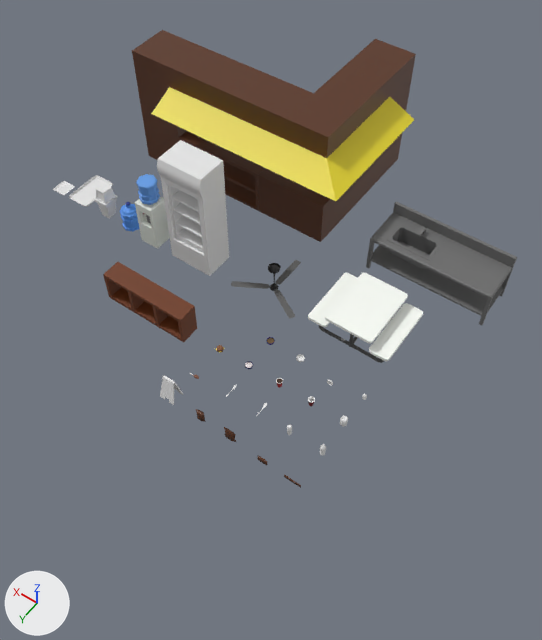
An edit to the FBX model Assets/Master/FBXs/canteen.fbx, drawn before and after from the same camera.
Camera for both pictures: a 50 mm camera at (-7.07, 10.92, 16.79) aimed at (0.62, 0.17, -0.11). The axes (+X, +Y, +Z) are drawn at lower left. The lights are the same throughout. The first picture is the older version. Where no turn or scale is listed for an object, it has been applied to the vertices. Vertices at exactly the same position are counted once.

The first picture shows 'msh_CanteenCounter', 'msh_CeilingFan', 'msh_Fridge', 'msh_Sink', 'msh_SodaCanShort', 'msh_TrashBin', 'msh_WallShelf_3', 'msh_WaterDispenser', 'msh_WaterGallon', 'msh_canteenTable' and 15 more.
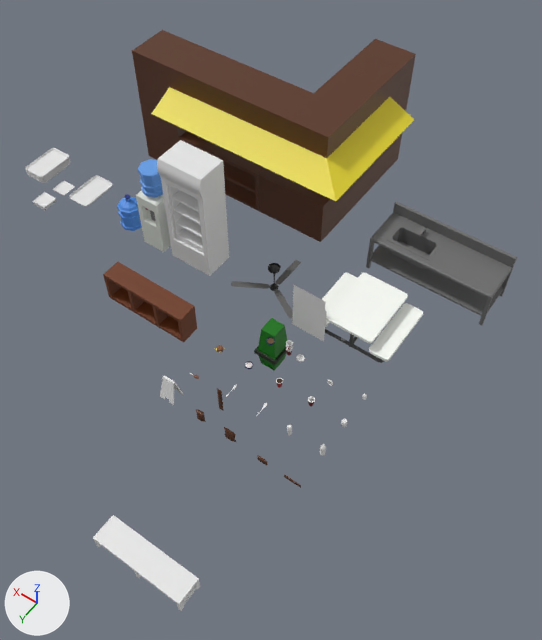
Where the newer file only moved an object's origin or applied its transform, the numbers keep the older frame.

Changed parts and their boxes [x1, y1, x2, y2] in the pictures (542 x 640 px; the box of a moved part takes in the faces that stretch with it):
'msh_Bench', added: after [93, 515, 200, 611]
'msh_WaterDispenser', moved, rescaled: before [135, 174, 170, 249]; after [136, 159, 171, 252]
'msh_TrashBin', reshaped, recoloured: before [94, 183, 118, 219]; after [254, 318, 287, 371]
'msh_FoodTrayStack', added: after [25, 148, 71, 183]
'msh_WaterGallon', moved: before [119, 202, 140, 232]; after [117, 194, 142, 231]
'msh_PosterAd1', added: after [292, 308, 325, 341]
'msh_PosterAd0', added: after [293, 294, 327, 335]
'msh_PosterAd3', added: after [293, 285, 326, 310]
'msh_PlateStack', added: after [33, 192, 57, 210]
'msh_PlasticCupStack', added: after [286, 340, 293, 356]
'msh_ChipBag2', added: after [217, 389, 223, 410]
'msh_SodaCanShort', rescaled: before [340, 415, 348, 427]; after [341, 419, 347, 427]
part 1 of me_cube_007, moved or reshaped: before [94, 185, 118, 219]; after [254, 318, 287, 371]
part 2 of me_cube_007, recoloured: before [96, 185, 116, 219]; after [258, 318, 287, 371]
part 3 of me_cube_007, recoloured: before [94, 191, 106, 207]
part 4 of me_cube_007, recoloured: before [105, 195, 118, 207]; after [254, 347, 286, 365]

Patch to the scene script:
```diff
--- a/Assets/Master/FBXs/canteen.fbx.py
+++ b/Assets/Master/FBXs/canteen.fbx.py
@@ mat_material_024 @@
+mat_material_024 = principled_material('Material.024')
+mat_material_024.base_color = (0.00697, 0.0159, 0.00388)  # black #14220d
@@ mat_material_017 @@
+mat_material_017 = principled_material('Material.017')
+mat_material_017.base_color = (0.0, 0.175, 0.000168)  # dark green #007401
@@ me_cube_007 @@
-me_cube_007.from_pydata(...)  # 40 vertices, 38 faces; spans x 0.0..0.487, y -0.534..0.0, z 0.0..1.081
+me_cube_007.from_pydata(...)  # 40 vertices, 38 faces; spans x -6.999..-6.253, y 0.0..0.819, z -1.658..0.0
+# me_cube_007 part 1: the whole mesh is multiplied about its middle by the matrix ((1.533, 0.0, 0.0), (0.0, -1.533, 0.0), (0.0, 0.0, -1.533)), then moved by (-6.869, 0.676, -1.37)
+# me_cube_007 part 2: 21 of the faces centred in x 0.061..0.425, y -0.493..-0.041, z 0.0..1.081 switch from no material to mat_material_017 (dark green #007401)
+# me_cube_007 part 3: 7 of the faces centred in x 0.111..0.376, y -0.088..0.0, z 0.62..0.902 switch from no material to mat_material_024 (black #14220d)
+# me_cube_007 part 4: 6 of the faces centred in x 0.0..0.243, y -0.534..-0.267, z 0.62..0.711 switch from no material to mat_material_024 (black #14220d)
@@ me_cube_005 @@
-me_cube_005.from_pydata(...)  # 320 vertices, 296 faces; spans x 0.0..0.64, y -0.64..0.0, z 0.0..2.34
+me_cube_005.from_pydata(...)  # 320 vertices, 296 faces; spans x 0.0..0.79, y -0.79..0.0, z 0.0..2.88
+# me_cube_005 part 5: the whole mesh is scaled about the mesh origin by 1.23
 me_cube_005.materials.append(mat_material_036)
@@ me_plane_007 @@
+me_plane_007.from_pydata([(-1.01, 0.0, 1.69), (0.0, 0.0, 1.69), (-1.01, 0.0, 0.0), (0.0, 0.0, 0.0)], [], [(0, 1, 3, 2)])
+me_plane_007.materials.append(mat_material)  # its picture is missing
@@ me_plane @@
+me_plane.from_pydata([(-1.065, 0.0, 1.34), (-0.012, 0.0, 1.34), (-1.065, 0.0, 0.012), (-0.012, 0.0, 0.012)], [], [(0, 1, 3, 2)])
+me_plane.materials.append(mat_material)  # its picture is missing
@@ me_plane_010 @@
+me_plane_010.from_pydata([(-1.057, 0.002, 0.725), (-0.003, 0.002, 0.725), (-1.057, 0.002, 0.001), (-0.003, 0.002, 0.001)], [], [(0, 1, 3, 2)])
+me_plane_010.materials.append(mat_material)  # its picture is missing
@@ ob_msh_sodacanshort @@
 ob_msh_sodacanshort.rotation_euler = (1.571, 0.0, 3.142)  # degrees (90, 0, 180)
+ob_msh_sodacanshort.scale = (0.774, 0.774, 0.774)
@@ ob_msh_watergallon @@
 ob_msh_watergallon = bpy.data.objects.new('msh_WaterGallon', me_plane_009)
-ob_msh_watergallon.location = (6.0, 0.0, 0.0)
+ob_msh_watergallon.location = (5.97, 0.0, 0.0)
@@ ob_msh_waterdispenser @@
 ob_msh_waterdispenser = bpy.data.objects.new('msh_WaterDispenser', me_cube_005)
-ob_msh_waterdispenser.location = (5.0, 0.0, 0.0)
+ob_msh_waterdispenser.location = (4.75, 0.0, 0.0)
@@ ob_msh_posterad3 @@
+ob_msh_posterad3 = bpy.data.objects.new('msh_PosterAd3', me_plane_007)
+ob_msh_posterad3.location = (0.0, 0.0, 0.0)
@@ ob_msh_platestack @@
+ob_msh_platestack = bpy.data.objects.new('msh_PlateStack', me_circle_002)  # 96 vertices, 84 faces; spans x 0.0..0.526, y -0.526..0.0, z 0.001..0.146; in mat_base_004 (white #e7e7e7)
+ob_msh_platestack.location = (9.0, 0.84, 0.0)
@@ ob_msh_chipbag2 @@
+ob_msh_chipbag2 = bpy.data.objects.new('msh_ChipBag2', me_cube_001)  # 110 vertices, 120 faces; spans x -0.174..-0.011, y -0.04..0.007, z 0.0..0.932; in mat_material_007 (its picture is missing)
+ob_msh_chipbag2.location = (0.0, 3.39, 0.0)
@@ ob_msh_foodtraystack @@
+ob_msh_foodtraystack = bpy.data.objects.new('msh_FoodTrayStack', me_plane_006)  # 320 vertices, 250 faces; spans x 0.0..0.827, y -1.339..0.0, z 0.0..0.32; in mat_base_001 (its picture is missing)
+ob_msh_foodtraystack.location = (9.94, 0.0, 0.0)
@@ ob_msh_plasticcupstack @@
+ob_msh_plasticcupstack = bpy.data.objects.new('msh_PlasticCupStack', me_cylinder_001)  # 288 vertices, 252 faces; spans x 0.0..0.193, y -0.193..0.0, z 0.002..0.498; in mat_material_011 (white #ffffff), mat_material_012 (dark red #6a0914)
+ob_msh_plasticcupstack.location = (-0.61, 1.0, 0.0)
@@ ob_msh_posterad0 @@
+ob_msh_posterad0 = bpy.data.objects.new('msh_PosterAd0', me_plane)
+ob_msh_posterad0.location = (0.0, 0.0, 0.0)
@@ ob_msh_bench @@
+ob_msh_bench = bpy.data.objects.new('msh_Bench', me_cube_014)  # 104 vertices, 88 faces; spans x -2.51..0.0, y -0.06..0.61, z 0.0..0.48; in mat_material (its picture is missing)
+ob_msh_bench.location = (0.0, 7.3, 0.0)
@@ ob_msh_posterad1 @@
+ob_msh_posterad1 = bpy.data.objects.new('msh_PosterAd1', me_plane_010)
+ob_msh_posterad1.location = (0.0, 0.0, 0.0)
```
